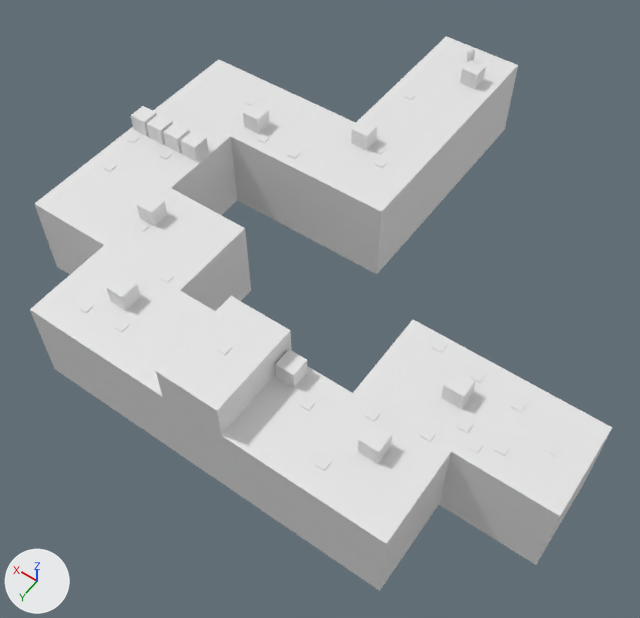
A saved change to the Blender file resources/levels.blend.
Both versions are drawn from a 50 mm camera at (-37.2, 81.1, 66.0) aimed at (-2.9, 33.0, -9.6). Arrows for +X, +Y and +Z are at lower left; the lights stay in place.
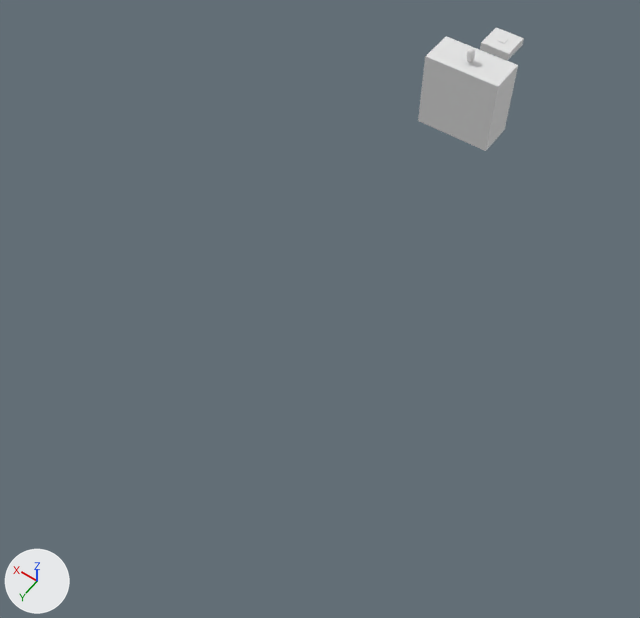
What the commit changed:
Mesh me_plane_021 is new.
It consists of a box spanning x -5.0..5.0, y -5.0..0.0, z -10.0..0.0; a box spanning x -2.0..2.0, y -13.0..-9.0, z -3.0..-2.0.
Object 'fixed.010' (ob_fixed_010) is deleted.
Object 'block.020' (ob_block_020) moves from (2.5, 7.5, 0.0) to (0.0, -11.0, -2.0).
Object 'Cube.013' (ob_cube_013) is deleted.
Object 'Cube.014' (ob_cube_014) is deleted.
Object 'Cube.015' (ob_cube_015) is deleted.
Object 'Cube.016' (ob_cube_016) is deleted.
Object 'Cube.017' (ob_cube_017) is deleted.
Object 'Cube.018' (ob_cube_018) is deleted.
Object 'Cube.019' (ob_cube_019) is deleted.
Object 'Cube.020' (ob_cube_020) is deleted.
Object 'Cube.021' (ob_cube_021) is deleted.
Object 'Cube.022' (ob_cube_022) is deleted.
Object 'Cube.023' (ob_cube_023) is deleted.
Object 'block.021' (ob_block_021) is deleted.
Object 'block.022' (ob_block_022) is deleted.
Object 'block.023' (ob_block_023) is deleted.
Object 'block.025' (ob_block_025) is deleted.
Object 'block.026' (ob_block_026) is deleted.
Object 'block.027' (ob_block_027) is deleted.
Object 'Cube.024' (ob_cube_024) is deleted.
Object 'block.028' (ob_block_028) is deleted.
Object 'block.029' (ob_block_029) is deleted.
Object 'block.030' (ob_block_030) is deleted.
Object 'block.031' (ob_block_031) is deleted.
Object 'block.032' (ob_block_032) is deleted.
Object 'block.033' (ob_block_033) is deleted.
Object 'block.034' (ob_block_034) is deleted.
Object 'block.035' (ob_block_035) is deleted.
Object 'block.036' (ob_block_036) is deleted.
Object 'block.037' (ob_block_037) is deleted.
Object 'block.038' (ob_block_038) is deleted.
Object 'block.039' (ob_block_039) is deleted.
Object 'block.040' (ob_block_040) is deleted.
Object 'block.041' (ob_block_041) is deleted.
Object 'block.042' (ob_block_042) is deleted.
Object 'block.043' (ob_block_043) is deleted.
Object 'block.044' (ob_block_044) is deleted.
Object 'block.045' (ob_block_045) is deleted.
Object 'block.046' (ob_block_046) is deleted.
Object 'fixed.005' (ob_fixed_005) is new; it shows me_plane_021.
Its location is (0.0, 0.0, 0.0).

Where the change shows, as pixel boxes [x1, y1, x2, y2] in the pictures (640 x 618 px):
'fixed.010', deleted: before [30, 36, 612, 591]
'fixed.005', added: after [418, 28, 524, 151]
'Cube.022', deleted: before [358, 423, 392, 464]
'Cube.020', deleted: before [275, 349, 308, 388]
'Cube.023', deleted: before [441, 370, 475, 409]
'Cube.021', deleted: before [107, 274, 140, 310]
'Cube.019', deleted: before [137, 193, 167, 227]
'Cube.016', deleted: before [180, 130, 209, 162]
'Cube.014', deleted: before [351, 120, 377, 150]
'Cube.015', deleted: before [243, 103, 269, 134]
'Cube.013', deleted: before [460, 60, 486, 89]
'Cube.017', deleted: before [163, 122, 190, 153]
'Cube.018', deleted: before [147, 114, 173, 145]
'Cube.024', deleted: before [131, 106, 157, 136]
'block.035', deleted: before [314, 456, 331, 471]
'block.044', deleted: before [383, 452, 400, 467]
'block.041', deleted: before [494, 441, 510, 456]
'block.027', deleted: before [543, 441, 558, 456]
'block.039', deleted: before [467, 439, 483, 454]
'block.036', deleted: before [420, 427, 436, 442]
'block.040', deleted: before [457, 419, 473, 433]
'block.043', deleted: before [216, 341, 232, 355]
'block.045', deleted: before [364, 408, 380, 421]
'block.026', deleted: before [300, 397, 316, 411]
'block.038', deleted: before [511, 399, 526, 412]
'block.042', deleted: before [470, 369, 485, 383]
'block.037', deleted: before [432, 340, 446, 352]
'block.034', deleted: before [114, 320, 129, 332]
'block.025', deleted: before [78, 301, 94, 313]
'block.020', moved: before [404, 92, 416, 100]; after [497, 37, 508, 43]
'block.033', deleted: before [160, 272, 174, 283]
'block.046', deleted: before [136, 221, 150, 232]
'block.028', deleted: before [103, 162, 116, 172]
'block.023', deleted: before [159, 150, 172, 159]
'block.030', deleted: before [373, 145, 386, 155]
'block.021', deleted: before [375, 159, 387, 168]
'block.031', deleted: before [287, 150, 300, 159]
'block.022', deleted: before [257, 134, 269, 143]
'block.029', deleted: before [126, 135, 139, 143]
'block.032', deleted: before [245, 98, 257, 106]
